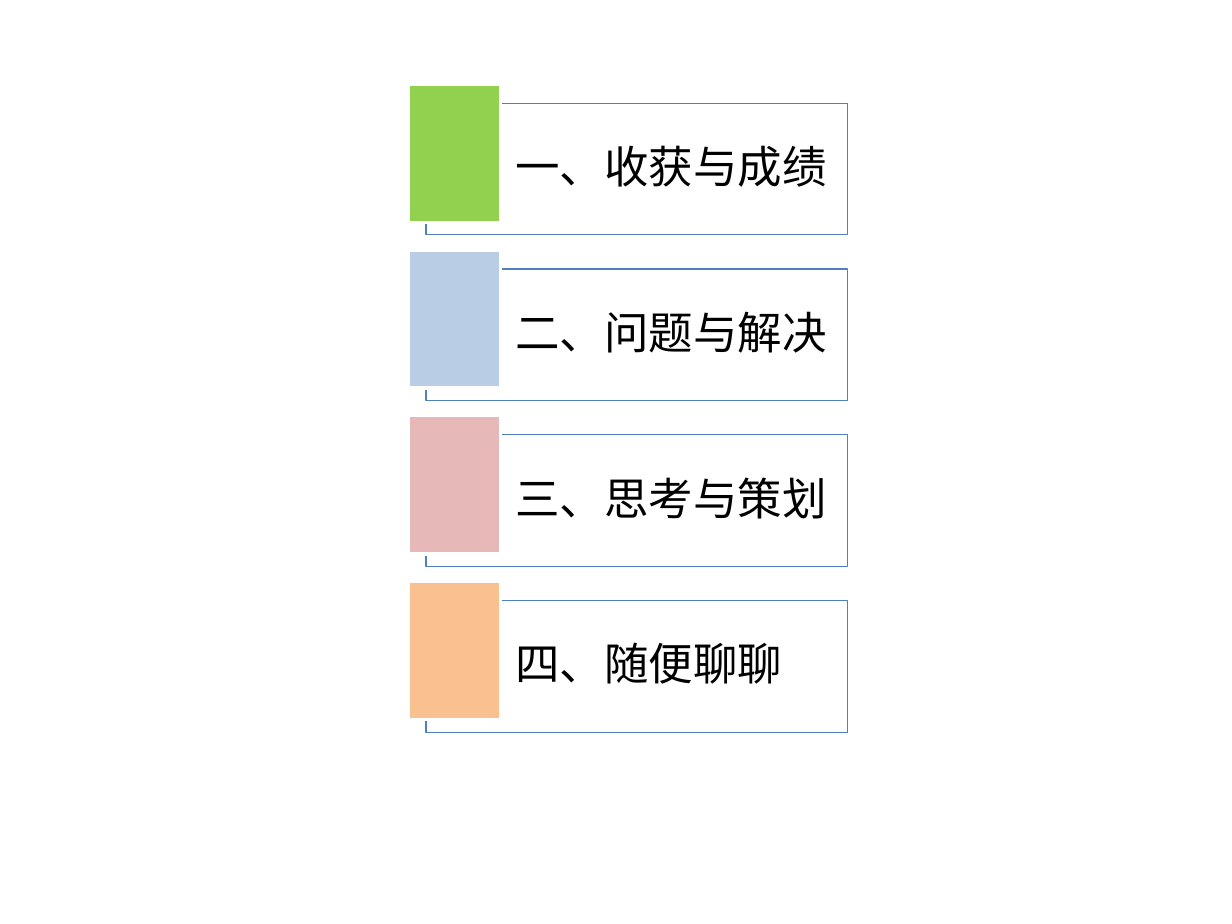
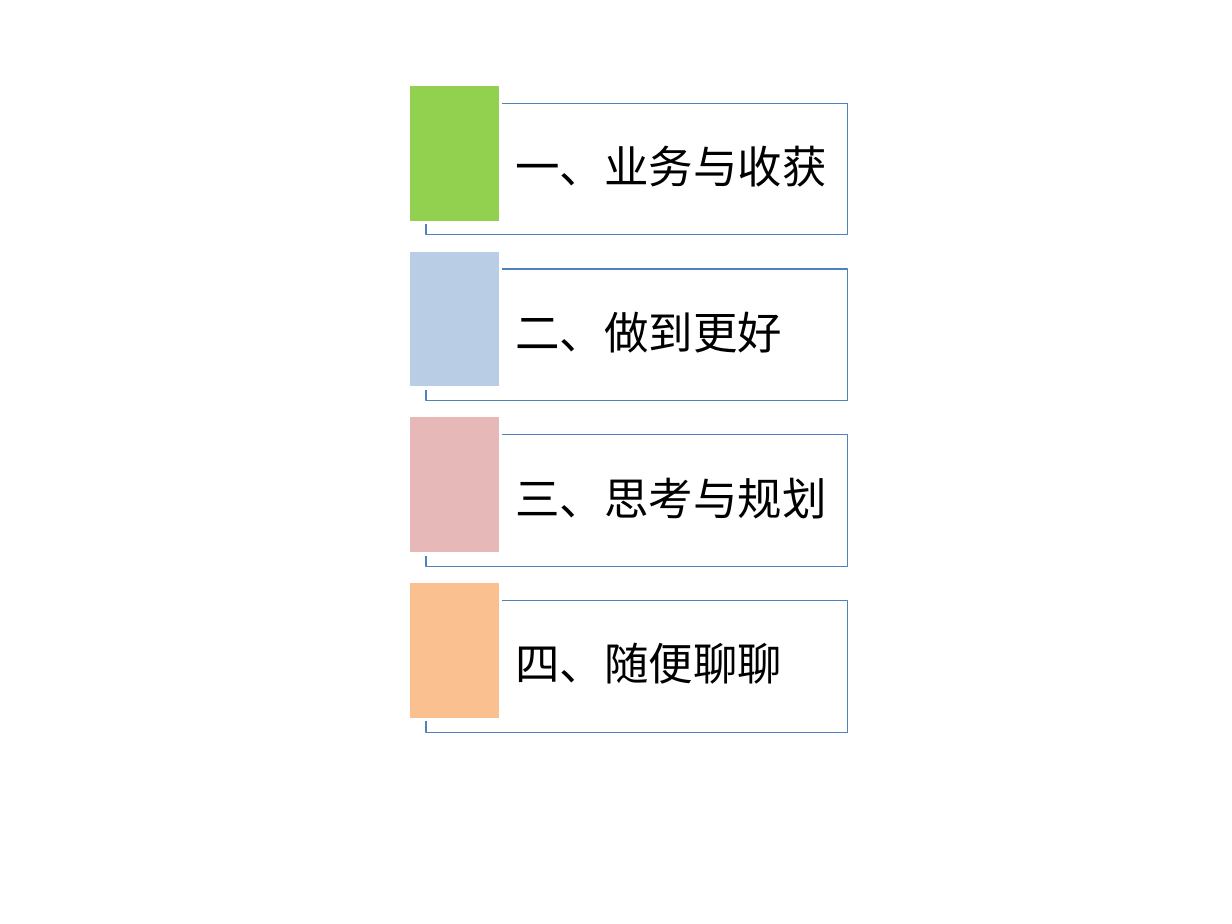
Before and after one commit to zjyechang/myProject, a slide deck: slide 2 of note/叶昶-转正答辩.pptx. Drawn at 1232x924 pixels with LibreOffice and Linux fonts; fonts in the diff are those of the drawing; background and template pictures are left out. Boxes give left, top, right and bottom in pixels: in the first picture for what was removed or moved away, otherwise in the second. Text is boxed around its words. In the diff, an @@ line names an element or a change of style, - is before the commit and + after.

```diff
--- a/note/叶昶-转正答辩.pptx
+++ b/note/叶昶-转正答辩.pptx
@@ text at [515,145,826,187]: text changed @@
-一、收获与成绩
+一、业务与收获
@@ text at [515,311,782,353]: text changed @@
-二、问题与解决
+二、做到更好
@@ text at [515,477,826,519]: text changed @@
-三、思考与策划
+三、思考与规划
```
Also in this commit, not shown: 3 other slides changed, 1 slide removed, 1 other file.
